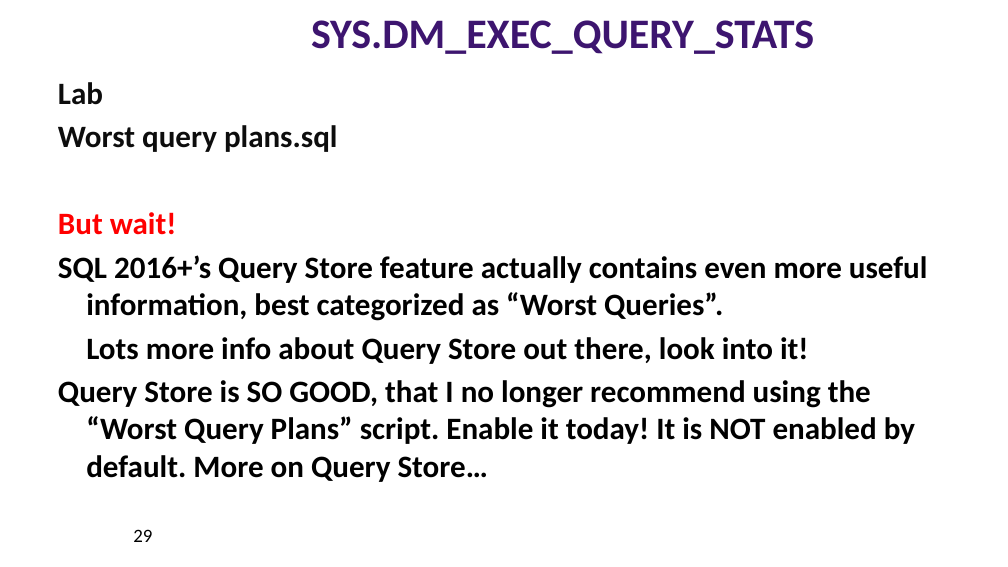
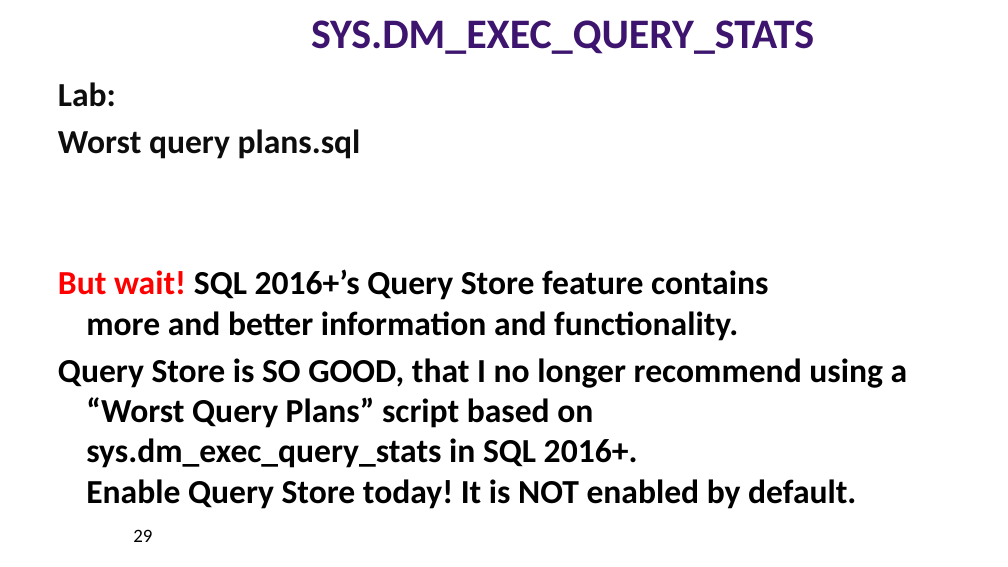
Before and after one commit to williamadba/Public-Presentations, a slide deck: slide 29 of SQLSat Pensacola 2019/DBA Best Practices with DMVs.pptx. Drawn at 1008x567 pixels with LibreOffice and Linux fonts; fonts in the diff are those of the drawing. Boxes give left, top, right and bottom in pixels: in the first picture for what was removed or moved away, otherwise in the second. Text is boxed around its words. In the diff, an @@ line names an element or a change of style, - is before the commit and + after.

```diff
--- a/SQLSat Pensacola 2019/DBA Best Practices with DMVs.pptx
+++ b/SQLSat Pensacola 2019/DBA Best Practices with DMVs.pptx
@@ text at (x1=58, y1=82, x2=116, y2=107): text changed; size 29.6 to 32 pt @@
-Lab
+Lab:
@@ text at (x1=58, y1=129, x2=361, y2=159): size 29.6 to 32 pt in "Worst query plans.sql"; indent changed @@
@@ text at (x1=58, y1=269, x2=908, y2=509): text changed; size 29.6 to 32 pt @@
-But wait!
-SQL 2016+’s Query Store feature actually contains even more useful information, best categorized as “Worst Queries”.
-Lots more info about Query Store out there, look into it!
-Query Store is SO GOOD, that I no longer recommend using the “Worst Query Plans” script. Enable it today! It is NOT enabled by default. More on Query Store…
+But wait! SQL 2016+’s Query Store feature contains
+more and better information and functionality.
+Query Store is SO GOOD, that I no longer recommend using a “Worst Query Plans” script based on sys.dm_exec_query_stats in SQL 2016+.
+Enable Query Store today! It is NOT enabled by default.
```
Also in this commit, not shown: 24 other slides changed, 2 slides added, 2 slides removed.
